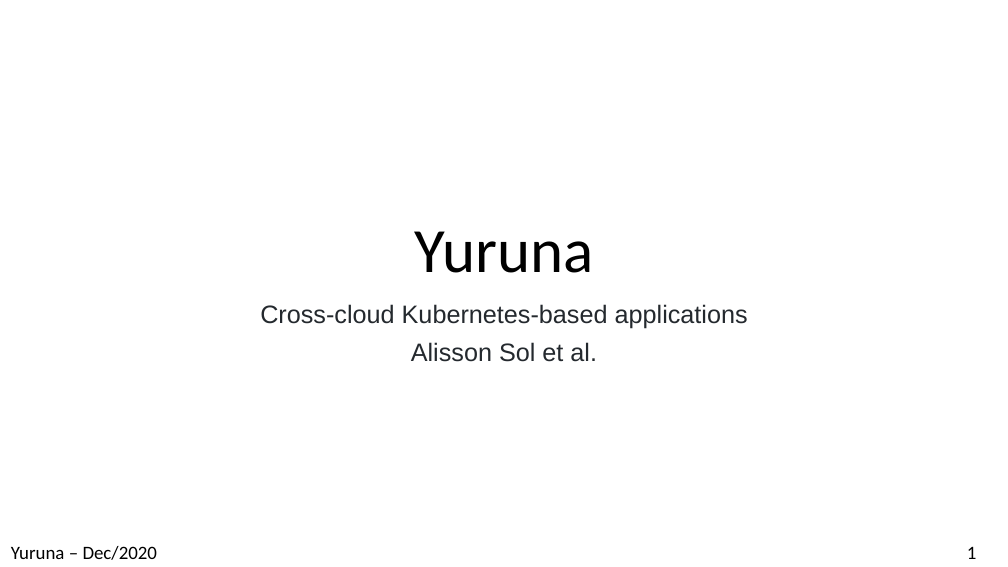
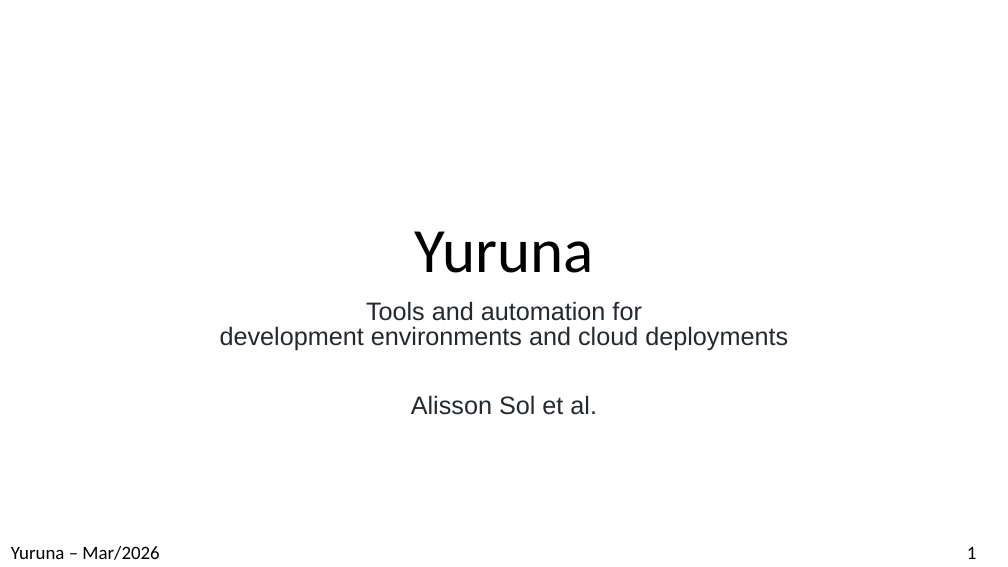
Before and after one commit to alissonsol/yuruna, a slide deck: slide 1 of docs/yuruna.pptx. Drawn at 1008x567 pixels with LibreOffice and Linux fonts; fonts in the diff are those of the drawing. Boxes give left, top, right and bottom in pixels: in the first picture for what was removed or moved away, otherwise in the second. Text is boxed around its words. In the diff, an @@ line names an element or a change of style, - is before the commit and + after.

```diff
--- a/docs/yuruna.pptx
+++ b/docs/yuruna.pptx
@@ subtitle at [220,301,788,350]: text changed @@
-Cross-cloud Kubernetes-based applications
+Tools and automation for
+development environments and cloud deployments
@@ subtitle at [411,395,597,415]: line spacing 0.9 to 0.8 @@
@@ text at [11,546,159,560]: text changed @@
-Yuruna – Dec/2020
+Yuruna – Mar/2026
```
Also in this commit, not shown: 17 other slides changed, 7 other files.
